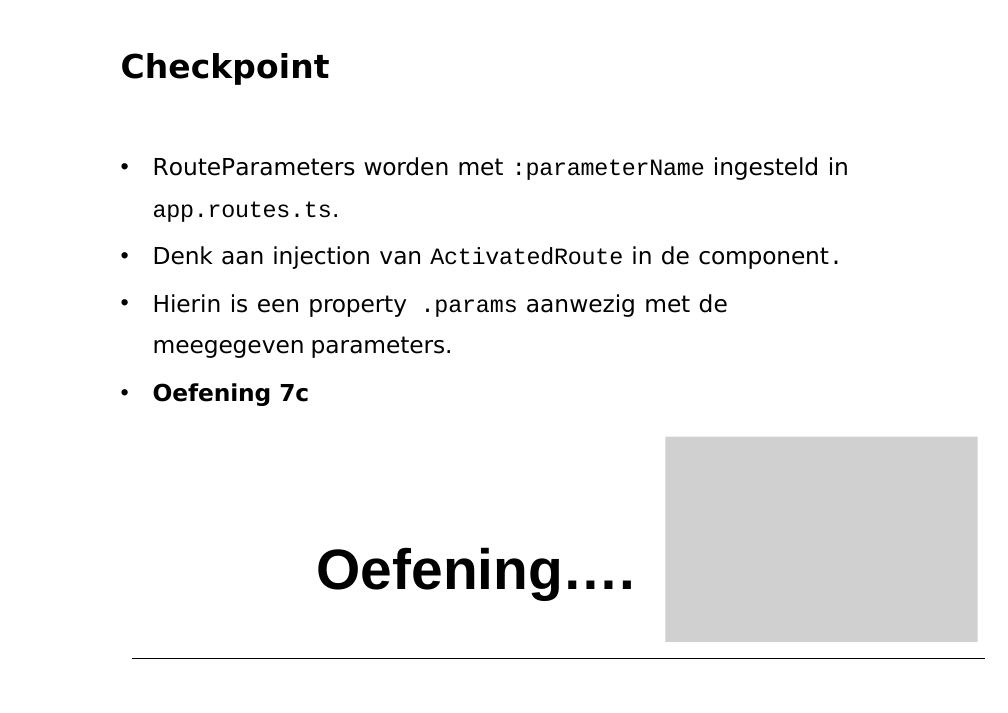
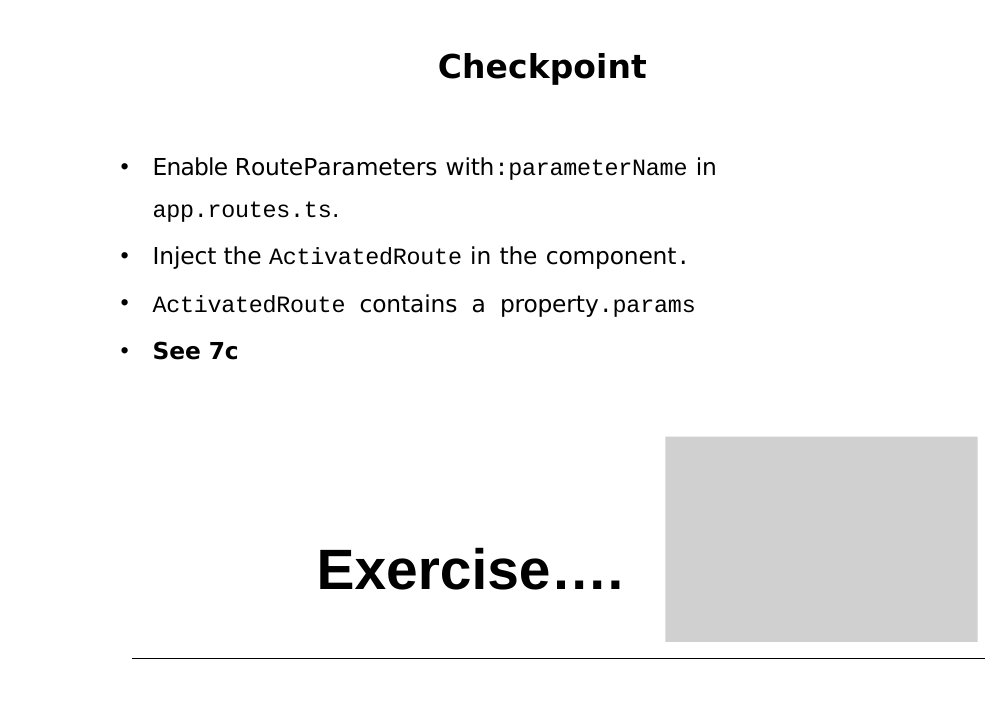
Before and after one commit to petereijgermans11/workshop-angular10, a slide deck: slide 21 of PPT/05- Angular Routing.pptx (slide 20 before the commit). Drawn at 1008x713 pixels with LibreOffice and Linux fonts; fonts in the diff are those of the drawing; grey boxes stand for pictures. Boxes give left, top, right and bottom in pixels: in the first picture for what was removed or moved away, otherwise in the second. Text is boxed around its words. In the diff, an @@ line names an element or a change of style, - is before the commit and + after.

```diff
--- a/PPT/05- Angular Routing.pptx
+++ b/PPT/05- Angular Routing.pptx
@@ title "Checkpoint" at bbox=[438, 53, 647, 85]: alignment left to centre @@
@@ text at bbox=[153, 157, 717, 180]: text changed @@
-• RouteParameters worden met :parameterName ingesteld in
+• Enable RouteParameters with:parameterName in
@@ text at bbox=[153, 246, 696, 360]: text changed @@
-• Denk aan injection van ActivatedRoute in de component.
-• Hierin is een property .params aanwezig met de meegegeven parameters.
-• Oefening 7c
+• Inject the ActivatedRoute in the component.
+• ActivatedRoute contains a property.params
+• See 7c
@@ text at bbox=[317, 547, 624, 590]: text changed @@
-Oefening….
+Exercise….
```
Also in this commit, not shown: 23 other slides changed, 2 slides added, 1 slide removed, 9 other files.
